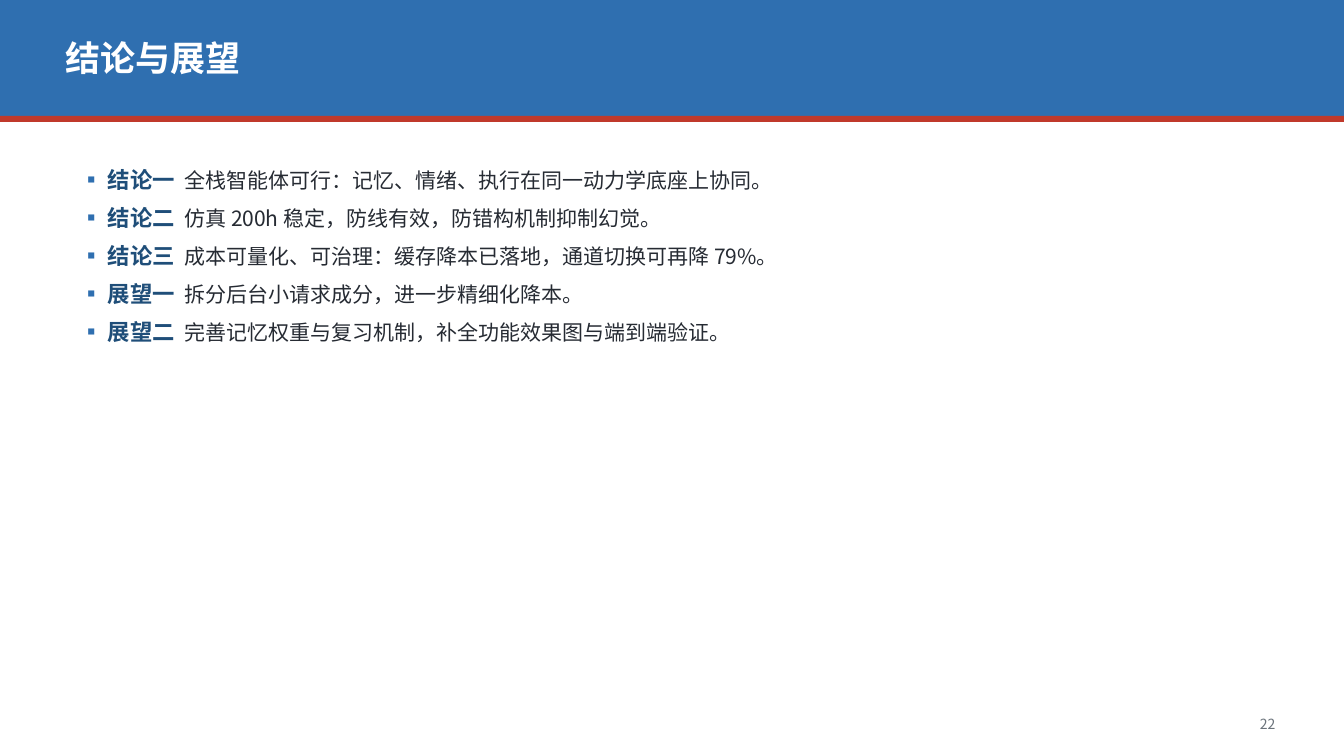
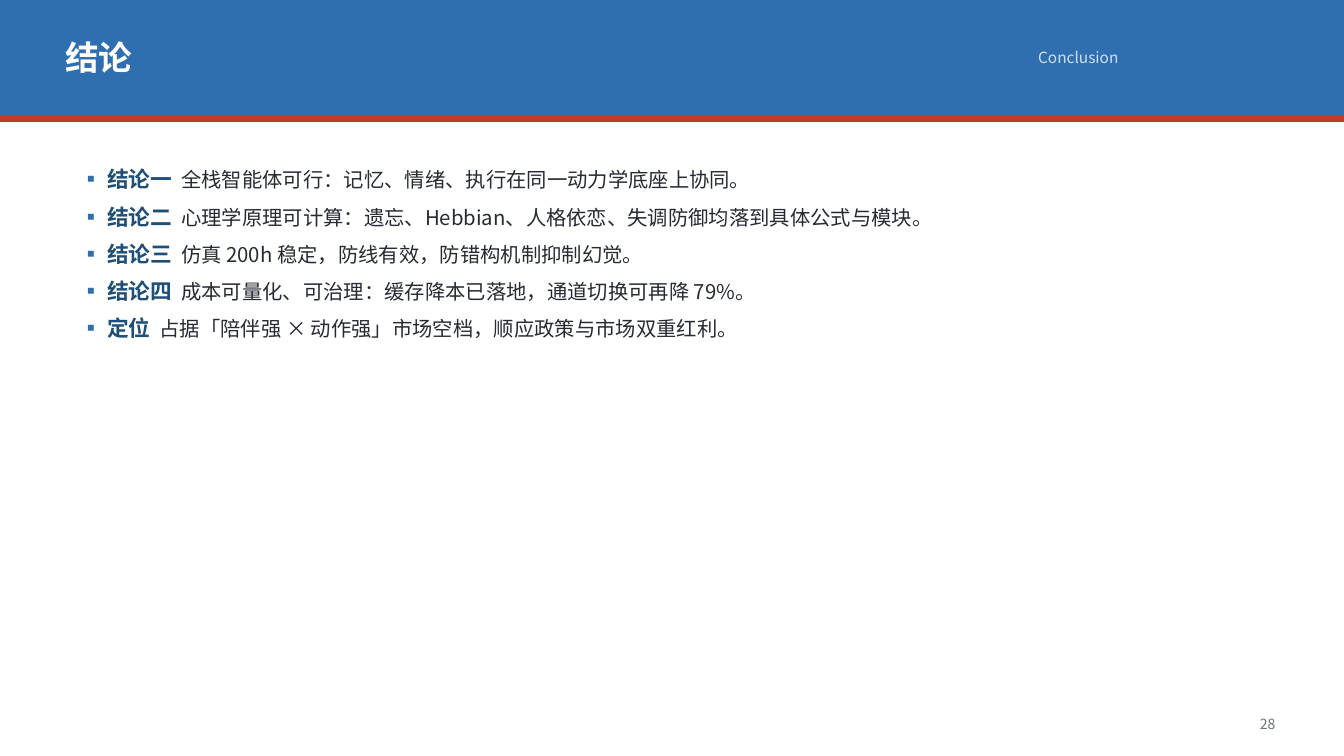
Before and after one commit to Zjx20252082383/astrbot-deepseek-template, a slide deck: slide 30 of core/识海_深度项目调研汇报.pptx (slide 23 before the commit). Drawn at 1344x756 pixels with LibreOffice and Linux fonts; fonts in the diff are those of the drawing. Boxes give left, top, right and bottom in pixels: in the first picture for what was removed or moved away, otherwise in the second. Text is boxed around its words. In the diff, an @@ line names an element or a change of style, - is before the commit and + after.

Commit message:
增强调研PPT：新增Hook、政策分析、市场规模与痛点、心理学原理简介+建模实现、技术创新与未来规划，扩至34页

```diff
--- a/core/识海_深度项目调研汇报.pptx
+++ b/core/识海_深度项目调研汇报.pptx
@@ text at box(65, 41, 132, 73): text changed; size 25 to 24 pt @@
-结论与展望
+结论
@@ text added at box(1038, 51, 1118, 63), 11 pt, text #CFE0F2 @@
+Conclusion
@@ text at box(107, 168, 750, 189): size 16 to 15.5 pt in "▪ 结论一"; size 15 to 14.5 pt in "全栈智能体可行：记忆、情绪、执行在同一动力学底座上协同。" @@
@@ text at box(107, 206, 932, 338): text changed; size 15 to 14.5 pt @@
-▪ 结论二 仿真 200h 稳定，防线有效，防错构机制抑制幻觉。
-▪ 结论三 成本可量化、可治理：缓存降本已落地，通道切换可再降 79%。
-▪ 展望一 拆分后台小请求成分，进一步精细化降本。
-▪ 展望二 完善记忆权重与复习机制，补全功能效果图与端到端验证。
+▪ 结论二 心理学原理可计算：遗忘、Hebbian、人格依恋、失调防御均落到具体公式与模块。
+▪ 结论三 仿真 200h 稳定，防线有效，防错构机制抑制幻觉。
+▪ 结论四 成本可量化、可治理：缓存降本已落地，通道切换可再降 79%。
+▪ 定位 占据「陪伴强 × 动作强」市场空档，顺应政策与市场双重红利。
@@ text at box(1260, 718, 1276, 729): text changed @@
-22
+28
```
Also in this commit, not shown: 21 other slides changed, 11 slides added, 1 slide removed, 2 other files.
